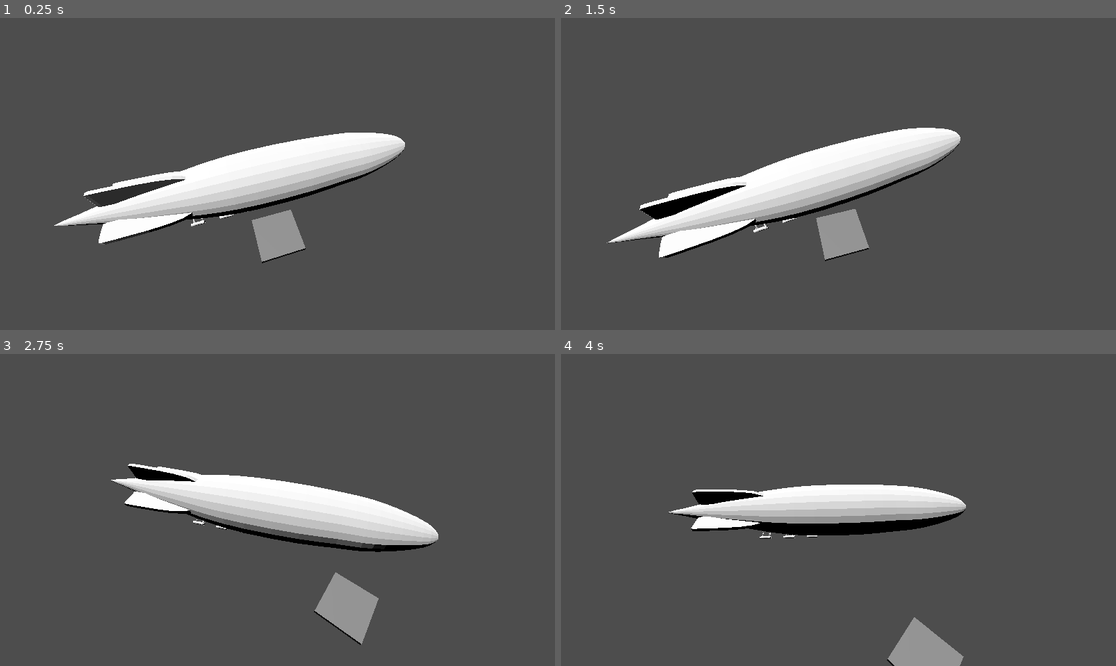
Above: before the commit, frames 1-4 (two rows, left to right).
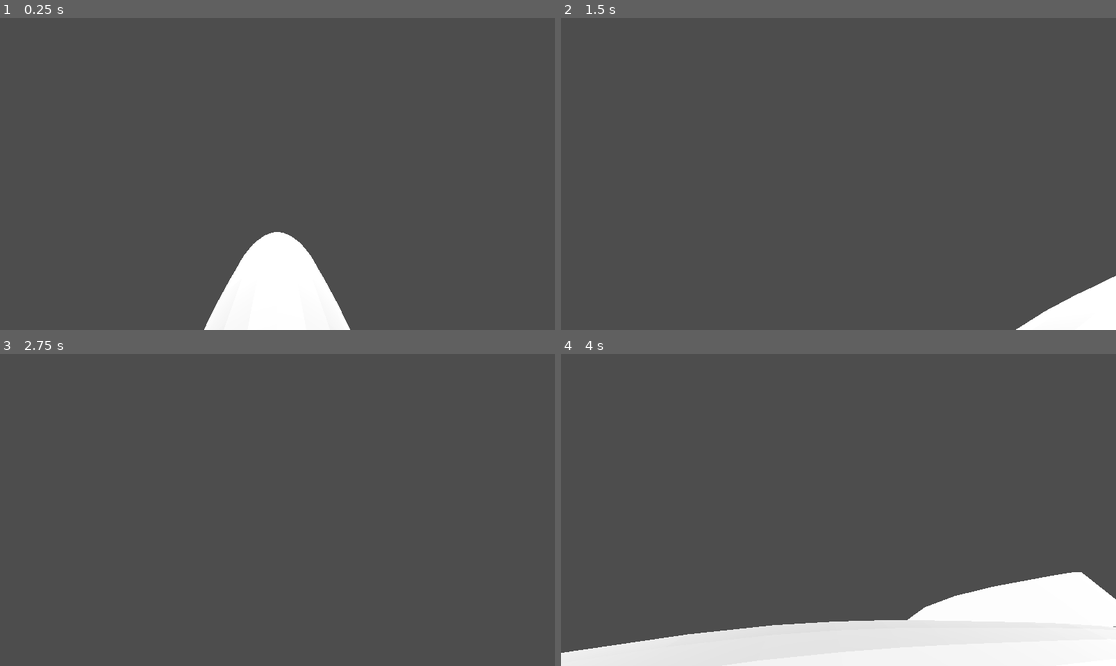
Above: after the commit, the same moments.

Repository: Manenderrr/airship-gamejam-thing
Game: Godot game, scene res://main.tscn
Same seed, same stepped clock (60 frames per second), same inputs: the game is played once before the commit and once after it.
Inputs (mouse positions are in pixels of both pictures, inside the frame that each line leads up to):
- Up to frame 1 (0.25 s): no input
- Up to frame 2 (1.5 s): tap Enter at 0.5 s; move the mouse to (960, 158) at 0.52 s; press the mouse at (960, 158) at 0.53 s; hold A (airship_right) 0.53-1.28 s; tap X (landing, bound only after the commit) at 0.8, 1.35 s; move the mouse to (727, 189) at 1.27 s; release the mouse at (727, 189) at 1.28 s; hold S (airship_back) from 1.28 s (still down)
- Up to frame 3 (2.75 s): tap Z (takeoff, bound only after the commit) at 1.55 s; move the mouse to (333, 441) at 2.02 s; release S (airship_back) at 2.03 s; hold A (airship_right) from 2.03 s (still down); hold Z (takeoff, bound only after the commit) from 2.03 s (still down); click (333, 441) at 2.3 s
- Up to frame 4 (4 s): move the mouse to (810, 572) at 2.77 s; release A (airship_right) at 2.78 s; release Z (takeoff, bound only after the commit) at 2.78 s; hold W (airship_forward) 2.78-3.53 s; click (810, 572) at 2.85 s; tap X (landing, bound only after the commit) at 3.05 s; move the mouse to (1005, 556) at 3.52 s; hold D (airship_left) from 3.53 s (still down); hold X (landing, bound only after the commit) from 3.53 s (still down); tap Z (takeoff, bound only after the commit) at 3.8 s

The runs differ from the first frame. In frame 1, 15% of the frame differs, in the area x 9-73%, y 36-100%; in frame 2, 13%; in frame 3, 9.8%; in frame 4, 23%, in the area x 0-100%, y 41-100%.

Commit message:
airship physics

Diff:
--- a/airship.gd
+++ b/airship.gd
@@ -1,11 +1,38 @@
 extends RigidBody3D
 
-@export var acceleration: float = 20.0
-@export var torque: float = 50.0
+
+var air_density: float = 1.190
+var airship_density: float = 0.0899
+var g: float = 9.8
+
+@export var airship_capasity: float = 4000.0
+@export var air_ballast_space :float = 2000.0:
+	set(value):
+		air_ballast_space = clamp(value, 0, airship_capasity)
+@export var waste_air_ballast :float = 100.0
+
+@export var acceleration: float = 15000.0
+@export var torque: float = 37500.0
+@export var acceleration_friction: float = 10.0
+@export var torque_friction: float = 10.0
+
+func _ready() -> void:
+	linear_damp = acceleration_friction
+	angular_damp = torque_friction
+
+func _process(delta: float) -> void:
+	if Input.is_action_pressed("takeoff"):
+		air_ballast_space -= waste_air_ballast * delta
+	if Input.is_action_pressed("landing"):
+		air_ballast_space += waste_air_ballast * delta
+
 
 func _integrate_forces(state: PhysicsDirectBodyState3D) -> void:
 	var thrust_axis = Input.get_axis("airship_back", "airship_forward")
-	state.apply_central_force(basis.z * thrust_axis * acceleration)
+	state.apply_central_force(basis.x * thrust_axis * acceleration)
 
 	var torque_axis = Input.get_axis("airship_left", "airship_right")
 	state.apply_torque(Vector3(0, torque_axis * torque, 0))
+
+	#airship takeoff and landing
+	state.apply_central_force(basis.y * g * air_ballast_space * (air_density - airship_density))
--- /dev/null
+++ b/camera_movement.gd
@@ -0,0 +1,18 @@
+extends Camera3D
+
+var mouse_sensitivity = 0.005
+
+func _ready():
+	Input.mouse_mode = Input.MOUSE_MODE_CAPTURED
+
+func _input(event):
+	if event is InputEventMouseMotion:
+		rotation.y -= event.relative.x * mouse_sensitivity
+		rotation.x -= event.relative.y * mouse_sensitivity
+		rotation.x = clamp(rotation.x, deg_to_rad(-60), deg_to_rad(30))
+
+func _unhandled_input(event):
+	if event.is_action_pressed("exit_test_mode"):
+		Input.mouse_mode = Input.MOUSE_MODE_VISIBLE
+	elif event.is_action_pressed("enter_test_mode"):
+		Input.mouse_mode = Input.MOUSE_MODE_CAPTURED
--- a/main.tscn
+++ b/main.tscn
@@ -1,8 +1,8 @@
 [gd_scene format=3 uid="uid://cqow47bch5ocs"]
 
 [ext_resource type="Script" uid="uid://we8ypjg2lq2q" path="res://airship.gd" id="1_0xm2m"]
-[ext_resource type="Script" uid="uid://ba27sa137jhjv" path="res://look_at_node3d.gd" id="1_ig7tw"]
 [ext_resource type="PackedScene" uid="uid://bi1rbqrej4qu" path="res://AirShip_Original.fbx" id="2_h2yge"]
+[ext_resource type="Script" uid="uid://tfcow8rj7qi4" path="res://camera_movement.gd" id="3_h2yge"]
 
 [sub_resource type="CapsuleShape3D" id="CapsuleShape3D_ig7tw"]
 radius = 5.0
@@ -17,29 +17,31 @@
 [node name="Node" type="Node" unique_id=451165689]
 
 [node name="Airship" type="RigidBody3D" parent="." unique_id=1794264092]
-transform = Transform3D(0.99999994, 0, 0, 0, 0.99999994, 0, 0, 0, 1, 0, 0, 0)
+transform = Transform3D(-4.3711385e-08, 0, -0.9999999, 0, 0.9999998, 0, 0.9999999, 0, -4.3711385e-08, 0, 0, 0)
+mass = 2000.0
 can_sleep = false
 constant_force = Vector3(0, 9.8, 0)
 script = ExtResource("1_0xm2m")
+torque = 1000000.0
+acceleration_friction = 1.0
 
 [node name="AirShip_Original" parent="Airship" unique_id=1876963269 instance=ExtResource("2_h2yge")]
-transform = Transform3D(-4.371139e-08, 0, -1, 0, 1, 0, 1, 0, -4.371139e-08, 0, 0.19, 0)
+transform = Transform3D(1, 0, 0, 0, 1, 0, 0, 0, 1, 0, 0.19, 0)
 
 [node name="CollisionShape3D" type="CollisionShape3D" parent="Airship" unique_id=812321393]
-transform = Transform3D(-4.371139e-08, -1, 0, 1, -4.371139e-08, 0, 0, 0, 1, -3.1323001, -1.3691992e-07, 0)
+transform = Transform3D(-4.3710084e-08, -1, 0, 0.9999702, -4.371139e-08, 0, 0, 0, 0.9999702, 0, 0, 0)
 shape = SubResource("CapsuleShape3D_ig7tw")
 
-[node name="Camera3D" type="Camera3D" parent="." unique_id=1200810796 node_paths=PackedStringArray("objectToTrack")]
-transform = Transform3D(-0.29031393, 0.7491025, -0.59545225, 0, 0.6222517, 0.78281724, 0.9569315, 0.22726275, -0.18064833, -17.696396, 23.264744, -5.3687334)
-script = ExtResource("1_ig7tw")
-objectToTrack = NodePath("../Airship")
+[node name="Camera3D" type="Camera3D" parent="Airship" unique_id=1200810796]
+transform = Transform3D(2.9802326e-08, 0, -1.0000001, 0, 1.0000002, 0, 1.0000001, 0, 2.9802326e-08, -8.495451, 9.983683, 0.022933962)
+script = ExtResource("3_h2yge")
 
 [node name="DirectionalLight3D" type="DirectionalLight3D" parent="." unique_id=189007976]
 transform = Transform3D(0.9989103, -0.04508392, -0.012065864, 0, -0.25853243, 0.9660026, -0.0466706, -0.96494997, -0.2582507, 0, 0, 0)
 rotation_edit_mode = 1
 
 [node name="StaticBody3D" type="StaticBody3D" parent="." unique_id=267346465]
-transform = Transform3D(1, 0, 0, 0, 1, 0, 0, 0, 1, 0, -22.66133, 0)
+transform = Transform3D(1, 0, 0, 0, 1, 0, 0, 0, 1, 0, -9.319443, 24.02645)
 
 [node name="MeshInstance3D" type="MeshInstance3D" parent="StaticBody3D" unique_id=238372540]
 mesh = SubResource("BoxMesh_ig7tw")
--- a/project.godot
+++ b/project.godot
@@ -37,6 +37,26 @@
 "events": [Object(InputEventKey,"resource_local_to_scene":false,"resource_name":"","device":-1,"window_id":0,"alt_press …(192 unchanged characters)…
 ]
 }
+takeoff={
+"deadzone": 0.2,
+"events": [Object(InputEventKey,"resource_local_to_scene":false,"resource_name":"","device":-1,"window_id":0,"alt_pressed":false,"shift_pressed":false,"ctrl_pressed":false,"meta_pressed":false,"pressed":false,"keycode":0,"physical_keycode":90,"key_label":0,"unicode":122,"location":0,"echo":false,"script":null)
+]
+}
+landing={
+"deadzone": 0.2,
+"events": [Object(InputEventKey,"resource_local_to_scene":false,"resource_name":"","device":-1,"window_id":0,"alt_pressed":false,"shift_pressed":false,"ctrl_pressed":false,"meta_pressed":false,"pressed":false,"keycode":0,"physical_keycode":88,"key_label":0,"unicode":120,"location":0,"echo":false,"script":null)
+]
+}
+exit_test_mode={
+"deadzone": 0.2,
+"events": [Object(InputEventKey,"resource_local_to_scene":false,"resource_name":"","device":-1,"window_id":0,"alt_pressed":false,"shift_pressed":false,"ctrl_pressed":false,"meta_pressed":false,"pressed":false,"keycode":0,"physical_keycode":4194305,"key_label":0,"unicode":0,"location":0,"echo":false,"script":null)
+]
+}
+enter_test_mode={
+"deadzone": 0.2,
+"events": [Object(InputEventMouseButton,"resource_local_to_scene":false,"resource_name":"","device":-1,"window_id":0,"alt_pressed":false,"shift_pressed":false,"ctrl_pressed":false,"meta_pressed":false,"button_mask":0,"position":Vector2(0, 0),"global_position":Vector2(0, 0),"factor":1.0,"button_index":1,"canceled":false,"pressed":false,"double_click":false,"script":null)
+]
+}
 
 [physics]
 
Not shown, added: camera_movement.gd.uid
